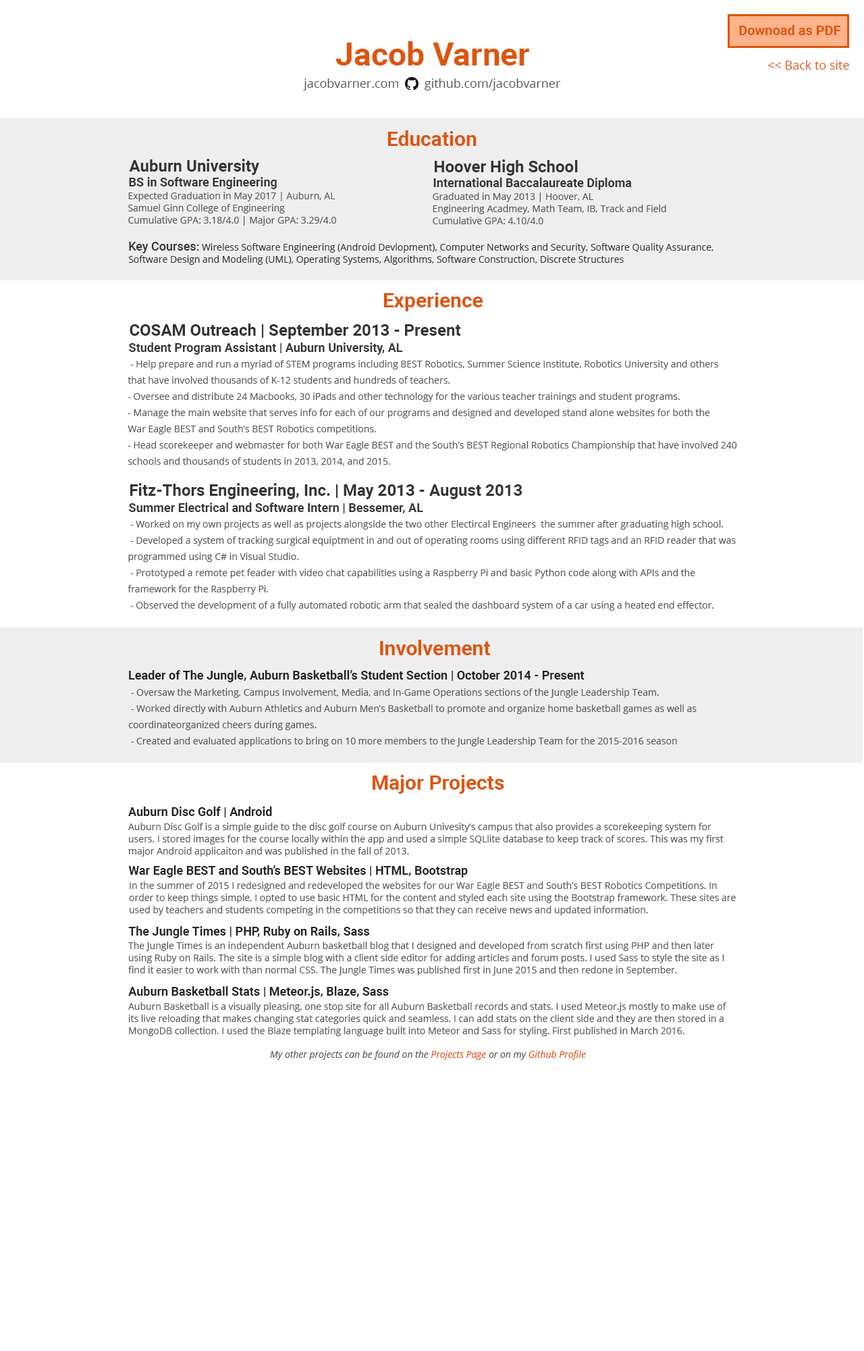
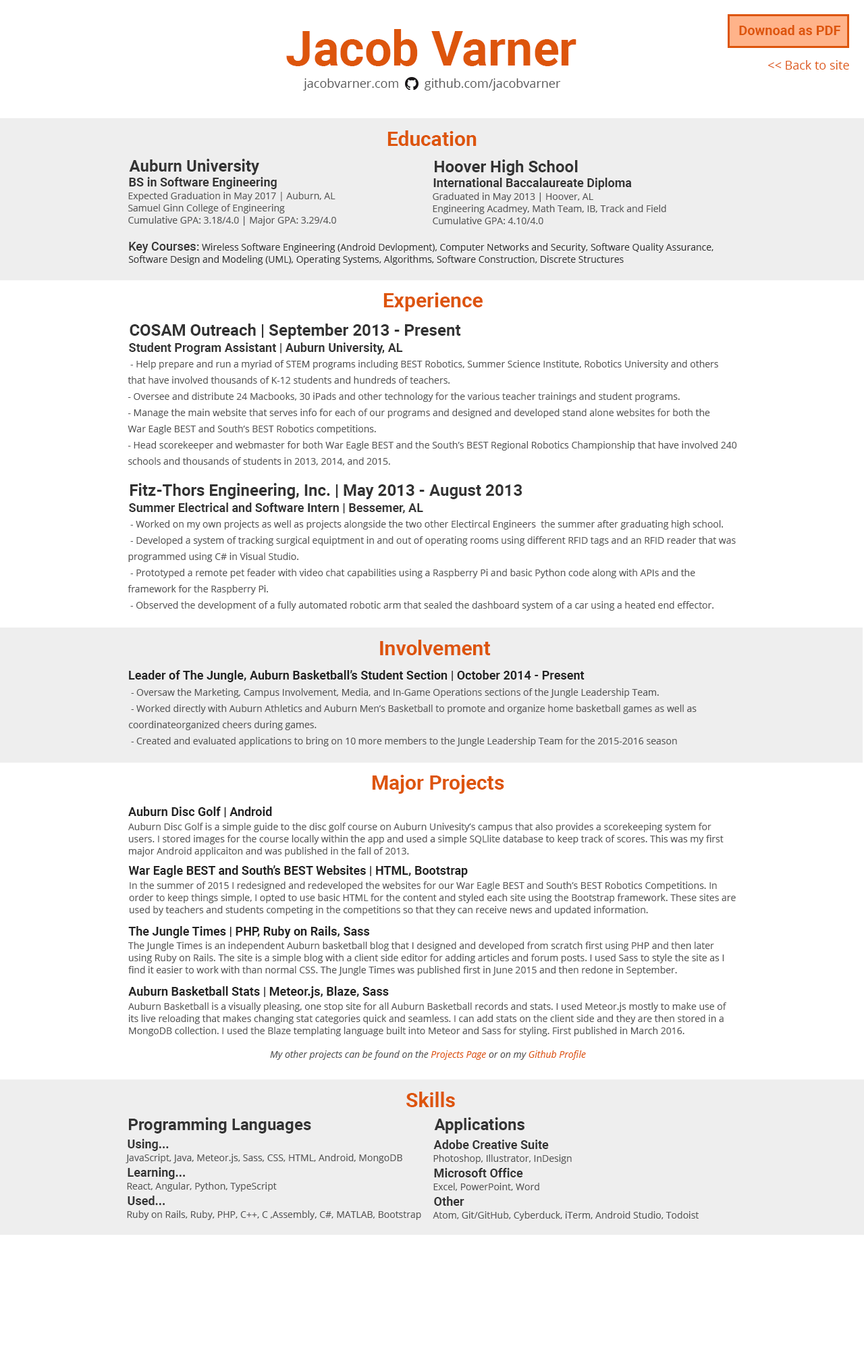
Before/after of a 864px x 1351px layered artwork. What changed in the layer stack:
painted on "Jacob Varner" over [286, 29, 577, 67]
added group "Skills" (1st of 2) with 16 layers above "Experience" over [0, 1079, 864, 1235]
added layer "Skills" (2nd of 2, in "Skills") in group "Skills" over [406, 1091, 456, 1107]
added layer "Atom, Git/GitHub, Cyberduck, iTerm, Android Studio, Todoist" in group "Skills" over [432, 1210, 700, 1221]
added layer "Other" in group "Skills" over [434, 1196, 465, 1206]
added layer "Excel, PowerPoint, Word" in group "Skills" over [433, 1182, 540, 1191]
added layer "Microsoft Office" in group "Skills" over [434, 1167, 524, 1178]
added layer "Photoshop, Illustrator, InDesign" in group "Skills" over [433, 1154, 573, 1164]
added layer "Adobe Creative Suite" in group "Skills" over [433, 1139, 550, 1149]
added layer "Applications" in group "Skills" over [434, 1117, 525, 1134]
added layer "Ruby on Rails, Ruby, PHP, C++, C ,Assembly, C#, MATLAB, Bootstr" in group "Skills" over [126, 1210, 422, 1220]
added layer "Used..." in group "Skills" over [127, 1195, 165, 1205]
added layer "React, Angular, Python, TypeScript" in group "Skills" over [126, 1181, 277, 1192]
added layer "Learning..." in group "Skills" over [127, 1167, 186, 1180]
added layer "JavaScript, Java, Meteor.js, Sass, CSS, HTML, Android, MongoDB" in group "Skills" over [125, 1153, 403, 1164]
added layer "Using..." in group "Skills" over [127, 1138, 169, 1151]
added layer "Programming Languages" in group "Skills" over [128, 1117, 312, 1134]
added layer "Rectangle 6" in group "Skills" over [0, 1079, 864, 1235]
